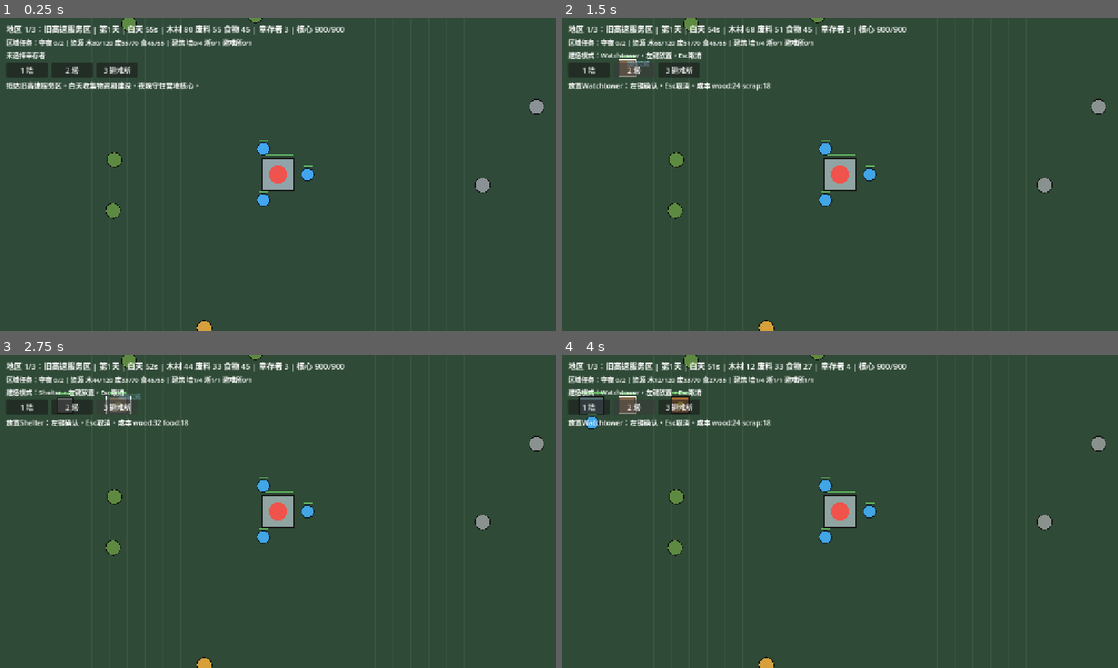
Above: before the commit, frames 1-4 (two rows, left to right).
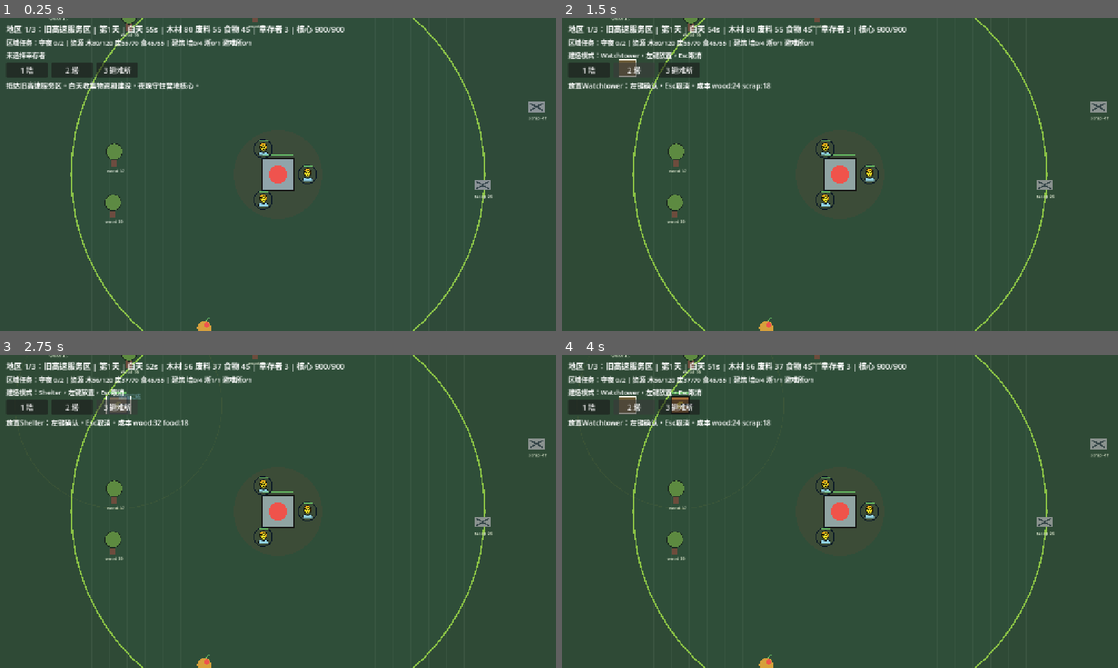
Above: after the commit, the same moments.

Repository: alvinzm99/My2dGame
Game: Godot game, scene res://scenes/main.tscn
Two runs of this game, one before a commit and one after it. Both use one fixed random seed, a clock stepped at 60 frames per second and the inputs below.
Inputs:
- Up to frame 1 (0.25 s): no input
- Up to frame 2 (1.5 s): click "1 墙" at 0.5 s; click "2 塔" at 1.25 s
- Up to frame 3 (2.75 s): click "3 避难所" at 2 s
- Up to frame 4 (4 s): click "1 墙" at 2.75 s; click "2 塔" at 3.5 s

The runs differ from the first frame. In frame 1, 1.7% of the frame differs, in the area x 8-99%, y 0-100%; in frame 2, 1.8%; in frame 3, 1.8%; in frame 4, 2.0%, in the area x 3-99%, y 0-100%.

Commit message:
Improve survival prototype readability and tower combat

Diff:
--- /dev/null
+++ b/assets/placeholder/survivor.svg
@@ -0,0 +1,20 @@
+<svg id="emoji" viewBox="0 0 72 72" xmlns="http://www.w3.org/2000/svg">
+  <g id="color">
+    <path fill="#92D3F5" d="M17,61v-4c0-4.9941,5.0078-9,10-9c6,5,12,5,18,0c4.9941,0,10,4.0059,10,9v4"/>
+  </g>
+  <g id="hair">
+    <path fill="#F1B31C" d="M26,39c-4,0-4-6-4-13s4-14,14-14s14,7,14,14s0,13-4,13"/>
+  </g>
+  <g id="skin">
+    <path fill="#FCEA2B" d="M24.9365,31c0,9,4.9365,14,11,14C41.873,45,47,40,47,31c0-3-1-5.0005-1-5.0005c-3-2.9995-7-8-7-8 c-4,3-7,6-13,7.0005C26,25,24.9365,25.9995,24.9365,31z"/>
+  </g>
+  <g id="skin-shadow"/>
+  <g id="line">
+    <path fill="none" stroke="#000000" stroke-linecap="round" stroke-linejoin="round" stroke-width="2" d="M26,39c-4,0-4-6-4-13 s4-14,14-14s14,7,14,14s0,13-4,13"/>
+    <path fill="none" stroke="#000000" stroke-linecap="round" stroke-linejoin="round" stroke-width="2" d="M17,60v-3 c0-4.9941,5.0078-9,10-9c6,5,12,5,18,0c4.9941,0,10,4.0059,10,9v3"/>
+    <path d="M41.873,30c0,1.1045-0.8955,2-2,2c-1.1044,0-2-0.8955-2-2s0.8956-2,2-2C40.9775,28,41.873,28.8955,41.873,30"/>
+    <path d="M33.873,30c0,1.1045-0.8955,2-2,2c-1.1044,0-2-0.8955-2-2s0.8956-2,2-2C32.9775,28,33.873,28.8955,33.873,30"/>
+    <path fill="none" stroke="#000000" stroke-linejoin="round" stroke-width="2" d="M24.9365,31c0,9,4.9365,14,11,14 C41.873,45,47,40,47,31c0-3-1-5.0005-1-5.0005c-3-2.9995-7-8-7-8c-4,3-7,6-13,7.0005C26,25,24.9365,25.9995,24.9365,31z"/>
+    <path fill="none" stroke="#000000" stroke-linecap="round" stroke-linejoin="round" stroke-width="2" d="M33,38 c1.9385,0.9385,4,1,6,0"/>
+  </g>
+</svg>
--- /dev/null
+++ b/assets/placeholder/zombie.svg
@@ -0,0 +1,28 @@
+<svg id="emoji" viewBox="0 0 72 72" xmlns="http://www.w3.org/2000/svg">
+  <g id="color">
+    <circle cx="36.9435" cy="28.0392" r="10" fill="#e67a94"/>
+    <path fill="#b1cc33" d="M35.1773,17.1567c-5.8765.5287-10.5159,6.6407-10.5159,14.1212,0,7.8277,5.0764,14.1733,11.3386,14.1733s11.3387-6.3456,11.3387-14.1733a17.2594,17.2594,0,0,0-.7674-5.0941,9.9175,9.9175,0,0,1-11.394-9.0271Z"/>
+    <path fill="#b1cc33" d="M54.9375,60.9094s2-12.6032-10-12.6032c-3.1918,2.128-5.9264,3.5985-9,3.5922h.125c-3.0736.0063-5.8081-1.4642-9-3.5922-12,0-10,12.6032-10,12.6032"/>
+    <path fill="#d0cfce" d="M46.354,48.2762l-.9075.8851a15.6367,15.6367,0,0,1-5.3451,5.81l-2.0029,5.7447-2-4.5853c-3.337.02-6.674-2.2824-9.3481-6.9693L26.2,48.25C15.27,48.9272,17.1609,60.937,17.1609,60.937l3.1531-.007,2.0839-4.7825,1.5287,4.8108,31.18-.05"/>
+    <path fill="#fcea2b" d="M32,38.2987s8-3.11,8,0C40,44.5411,32,38.2987,32,38.2987Z"/>
+    <path fill="#9b9b9a" d="M42.5077,52.7252c6.4062,1.661,6.5337,5.0343,7.1339,8.1842h5.1128s1.8925-11.904-9.0495-12.5747q-.46-.0282-.9505-.0285"/>
+    <path fill="#5c9e31" d="M30,29.9325v2.041a2.1088,2.1088,0,0,0,1.7064,2.1339A2.0016,2.0016,0,0,0,34,32.1283V29.9325a.0571.0571,0,0,0-.0571-.0571H30.0573A.057.057,0,0,0,30,29.9325Z"/>
+    <path fill="#5c9e31" d="M38,29.8754v2.2529a2,2,0,0,0,4,0V29.8754Z"/>
+    <path fill="#fff" d="M42,29.9171a2,2,0,1,1-2-2,2.0007,2.0007,0,0,1,2,2"/>
+    <path fill="#fff" d="M34,29.9171a2,2,0,1,1-2-2,2.0007,2.0007,0,0,1,2,2"/>
+  </g>
+  <g id="line">
+    <path fill="none" stroke="#000" stroke-linecap="round" stroke-linejoin="round" stroke-width="2" d="M35.1773,17.1567c-5.8765.5287-10.5159,6.6407-10.5159,14.1212,0,7.8277,5.0764,14.1733,11.3386,14.1733s11.3387-6.3456,11.3387-14.1733a17.2594,17.2594,0,0,0-.7674-5.0941,9.9175,9.9175,0,0,1-11.394-9.0271Z"/>
+    <path fill="none" stroke="#000" stroke-linecap="round" stroke-linejoin="round" stroke-width="2" d="M45.3836,25.2642a2,2,0,0,0-1.3286-2.18,1.9753,1.9753,0,0,0,.3775-.8915,1.9931,1.9931,0,0,0-2.79-2.1141,1.9923,1.9923,0,0,0-3.3909-1.3058,1.9922,1.9922,0,0,0-2.7713-.4814"/>
+    <path fill="none" stroke="#000" stroke-linecap="round" stroke-linejoin="round" stroke-width="2" d="M35.1773,17.1567q.0408.48.1262.9464a9.9978,9.9978,0,0,0,9.4213,8.1874q.2037.0082.4093.0082a10.0162,10.0162,0,0,0,1.4372-.1149"/>
+    <path fill="none" stroke="#000" stroke-linecap="round" stroke-linejoin="round" stroke-width="2" d="M32,38.2987s8-3.11,8,0C40,44.5411,32,38.2987,32,38.2987Z"/>
+    <line x1="39.4332" x2="35.134" y1="40.0153" y2="40.0153" fill="none" stroke="#000" stroke-linecap="round" stroke-linejoin="round" stroke-width="2"/>
+    <line x1="36.9435" x2="36.9435" y1="40.0153" y2="37.0896" fill="none" stroke="#000" stroke-linecap="round" stroke-linejoin="round" stroke-width="1.5"/>
+    <path fill="none" stroke="#000" stroke-linecap="round" stroke-linejoin="round" stroke-width="2" d="M26.6519,48.9249c2.6741,4.6869,6.0111,6.99,9.3481,6.9693l2,4.0183,2.0029-5.1777a15.6376,15.6376,0,0,0,5.3451-5.81"/>
+    <line x1="43.5496" x2="42.7939" y1="57.2401" y2="59.9029" fill="none" stroke="#000" stroke-linecap="round" stroke-linejoin="round" stroke-width="2"/>
+    <polyline fill="none" stroke="#000" stroke-linecap="round" stroke-linejoin="round" stroke-width="2" points="20.216 59.871 22.3 56.308 23.828 59.871"/>
+    <path d="M55,60.9171a1,1,0,0,1-1-1v-3c0-4.4517-4.4961-7.81-8.6518-7.9922-6.2051,5.0117-12.4912,5.0117-18.6963,0C22.4961,49.1066,18,52.4654,18,56.9171v3a1,1,0,1,1-2,0v-3c0-5.3247,5.14-9.9976,11-10h0a.9994.9994,0,0,1,.64.2319c5.625,4.6875,11.0947,4.6875,16.72,0a.9994.9994,0,0,1,.64-.2319h.0005C50.86,46.92,56,51.5924,56,56.9171v3A1,1,0,0,1,55,60.9171Z"/>
+    <path fill="none" stroke="#000" stroke-miterlimit="10" stroke-width="1.5" d="M42,29.9171a2,2,0,1,1-2-2,2.0007,2.0007,0,0,1,2,2"/>
+    <path fill="none" stroke="#000" stroke-miterlimit="10" stroke-width="1.5" d="M34,29.9171a2,2,0,1,1-2-2,2.0007,2.0007,0,0,1,2,2"/>
+  </g>
+</svg>
--- a/project.godot
+++ b/project.godot
@@ -1,5 +1,10 @@
 ; Engine configuration file.
-; Best edited using the Godot editor.
+; It's best edited using the editor UI and not directly,
+; since the parameters that go here are not all obvious.
+;
+; Format:
+;   [section] ; section goes between []
+;   param=value ; assign values to parameters
 
 config_version=5
 
@@ -20,17 +25,21 @@
 
 camera_up={
 "deadzone": 0.5,
-"events": [Object(InputEventKey,"resource_local_to_scene":fa …(209 unchanged characters)… "location":0,"echo":false,"script":null)]
+"events": [Object(InputEventKey,"resource_local_to_scene":fa …(209 unchanged characters)… "location":0,"echo":false,"script":null)
+]
 }
 camera_down={
 "deadzone": 0.5,
-"events": [Object(InputEventKey,"resource_local_to_scene":fa …(209 unchanged characters)… "location":0,"echo":false,"script":null)]
+"events": [Object(InputEventKey,"resource_local_to_scene":fa …(209 unchanged characters)… "location":0,"echo":false,"script":null)
+]
 }
 camera_left={
 "deadzone": 0.5,
-"events": [Object(InputEventKey,"resource_local_to_scene":fa …(209 unchanged characters)… "location":0,"echo":false,"script":null)]
+"events": [Object(InputEventKey,"resource_local_to_scene":fa …(209 unchanged characters)… "location":0,"echo":false,"script":null)
+]
 }
 camera_right={
 "deadzone": 0.5,
-"events": [Object(InputEventKey,"resource_local_to_scene":fa …(209 unchanged characters)… "location":0,"echo":false,"script":null)]
+"events": [Object(InputEventKey,"resource_local_to_scene":fa …(209 unchanged characters)… "location":0,"echo":false,"script":null)
+]
 }
--- a/scripts/main.gd
+++ b/scripts/main.gd
@@ -1,6 +1,7 @@
 extends Node2D
 
 const MAP_HALF_SIZE := Vector2(1800.0, 1200.0)
+const CAMP_RADIUS := 560.0
 const DAY_SECONDS := 55.0
 const NIGHT_SECONDS := 45.0
 const SURVIVOR_SPEED := 135.0
@@ -86,6 +87,8 @@
 var message := "白天：选择幸存者，右键资源采集，数字键建造防线。"
 var message_time := 5.0
 
+var survivor_texture: Texture2D
+var zombie_texture: Texture2D
 var stock := {"wood": 80, "scrap": 55, "food": 45}
 var base_max_hp := 900.0
 var base_hp := base_max_hp
@@ -97,9 +100,12 @@
 var buildings: Array[Dictionary] = []
 var zombies: Array[Dictionary] = []
 var floating_texts: Array[Dictionary] = []
+var attack_tracers: Array[Dictionary] = []
 
 func _ready() -> void:
 	rng.randomize()
+	survivor_texture = load("res://assets/placeholder/survivor.svg")
+	zombie_texture = load("res://assets/placeholder/zombie.svg")
 	_setup_camera()
 	_setup_ui()
 	_start_region(0, 3)
@@ -202,6 +208,7 @@
 			"max_hp": base_max_hp,
 			"size": Vector2(86, 86),
 			"cooldown": 0.0,
+			"angle": 0.0,
 		}
 	var def: Dictionary = BUILDINGS[kind]
 	return {
@@ -211,6 +218,7 @@
 		"max_hp": float(def["hp"]),
 		"size": def["size"],
 		"cooldown": 0.0,
+		"angle": 0.0,
 	}
 
 func _spawn_resources() -> void:
@@ -236,6 +244,7 @@
 	_update_buildings(delta)
 	_update_zombies(delta)
 	_update_floating_texts(delta)
+	_update_attack_tracers(delta)
 	_update_ui()
 	queue_redraw()
 
@@ -393,8 +402,11 @@
 			if float(b["cooldown"]) <= 0.0:
 				var enemy_index := _nearest_zombie(b["pos"], float(BUILDINGS["tower"]["range"]))
 				if enemy_index != -1:
+					var aim: Vector2 = zombies[enemy_index]["pos"] - b["pos"]
+					b["angle"] = aim.angle()
 					zombies[enemy_index]["hp"] = float(zombies[enemy_index]["hp"]) - float(BUILDINGS["tower"]["damage"])
 					b["cooldown"] = float(BUILDINGS["tower"]["cooldown"])
+					attack_tracers.append({"from": b["pos"], "to": zombies[enemy_index]["pos"], "life": 0.16})
 					_add_float_text("塔射击", b["pos"] + Vector2(0, -36), Color("#ffd54f"))
 		if b["kind"] == "core":
 			base_hp = float(b["hp"])
@@ -478,6 +490,8 @@
 			KEY_N:
 				if _region_complete():
 					_travel_to_next_region()
+			KEY_H:
+				_heal_selected_survivor()
 			KEY_R:
 				if _core_destroyed() or survivors.is_empty():
 					_start_region(region_index, 3)
@@ -515,6 +529,9 @@
 	var pos := Vector2(round(world_pos.x / BUILD_GRID) * BUILD_GRID, round(world_pos.y / BUILD_GRID) * BUILD_GRID)
 	if pos.length() < 110.0:
 		_show_message("离营地核心太近。", 2.0)
+		return
+	if pos.length() > CAMP_RADIUS:
+		_show_message("只能在营地区域内建造。先守住当前营地，再去下一个地区。", 3.0)
 		return
 	if _building_at(pos) != -1:
 		_show_message("这里已经有建筑。", 2.0)
@@ -540,6 +557,21 @@
 		})
 		_show_message("避难所接纳了一名新幸存者。", 4.0)
 
+func _heal_selected_survivor() -> void:
+	if selected_survivor == -1 or selected_survivor >= survivors.size():
+		_show_message("先选择一名幸存者，再按 H 使用食物治疗。", 2.5)
+		return
+	if int(stock["food"]) < 8:
+		_show_message("食物不足，治疗需要 8 食物。", 2.5)
+		return
+	if float(survivors[selected_survivor]["hp"]) >= 100.0:
+		_show_message("这名幸存者状态良好，不需要治疗。", 2.5)
+		return
+	stock["food"] = int(stock["food"]) - 8
+	survivors[selected_survivor]["hp"] = min(100.0, float(survivors[selected_survivor]["hp"]) + 35.0)
+	_add_float_text("+治疗", survivors[selected_survivor]["pos"], Color("#f8bbd0"))
+	_show_message("消耗 8 食物，为幸存者恢复生命。", 3.0)
+
 func _can_afford(cost: Dictionary) -> bool:
 	for key in cost.keys():
 		if int(stock.get(key, 0)) < int(cost[key]):
@@ -620,6 +652,12 @@
 		floating_texts[i]["pos"] = floating_texts[i]["pos"] + Vector2(0, -24.0 * delta)
 		if float(floating_texts[i]["life"]) <= 0.0:
 			floating_texts.remove_at(i)
+
+func _update_attack_tracers(delta: float) -> void:
+	for i in range(attack_tracers.size() - 1, -1, -1):
+		attack_tracers[i]["life"] = float(attack_tracers[i]["life"]) - delta
+		if float(attack_tracers[i]["life"]) <= 0.0:
+			attack_tracers.remove_at(i)
 
 func _add_float_text(text: String, pos: Vector2, color: Color) -> void:
 	floating_texts.append({"text": text, "pos": pos, "color": color, "life": 1.1})
@@ -673,7 +711,7 @@
 	if selected_survivor == -1 or selected_survivor >= survivors.size():
 		return "未选择幸存者"
 	var s := survivors[selected_survivor]
-	return "选中幸存者：生命 %.0f | 任务 %s" % [s["hp"], s["task"]]
+	return "选中幸存者：生命 %.0f | 任务 %s | 按 H 消耗食物回血" % [s["hp"], s["task"]]
 
 func _cost_text(cost: Dictionary) -> String:
 	var parts: Array[String] = []
@@ -697,6 +735,7 @@
 	_draw_ground()
 	_draw_resources()
 	_draw_buildings()
+	_draw_attack_tracers()
 	_draw_survivors()
 	_draw_zombies()
 	_draw_build_preview()
@@ -711,12 +750,27 @@
 	for y in range(int(-MAP_HALF_SIZE.y), int(MAP_HALF_SIZE.y) + 1, int(BUILD_GRID)):
 		draw_line(Vector2(-MAP_HALF_SIZE.x, y), Vector2(MAP_HALF_SIZE.x, y), grid_color, 1.0)
 	draw_rect(Rect2(-MAP_HALF_SIZE, MAP_HALF_SIZE * 2.0), Color("#1b2a22"), false, 8.0)
+	draw_circle(Vector2.ZERO, CAMP_RADIUS, Color(0.18, 0.36, 0.28, 0.22))
+	draw_circle(Vector2.ZERO, CAMP_RADIUS, Color("#8bc34a"), false, 4.0)
+	draw_circle(Vector2.ZERO, 120.0, Color(0.85, 0.2, 0.16, 0.08))
 
 func _draw_resources() -> void:
 	for r in resources:
 		var color: Color = RESOURCE_COLORS[r["type"]]
-		draw_circle(r["pos"], 20.0, color)
-		draw_circle(r["pos"], 20.0, Color("#101010"), false, 2.0)
+		var pos: Vector2 = r["pos"]
+		if r["type"] == "wood":
+			draw_rect(Rect2(pos + Vector2(-8, -24), Vector2(16, 44)), Color("#6d4c41"))
+			draw_circle(pos + Vector2(0, -22), 22.0, color)
+			draw_circle(pos + Vector2(0, -22), 22.0, Color("#1b2a22"), false, 2.0)
+		elif r["type"] == "scrap":
+			draw_rect(Rect2(pos + Vector2(-22, -14), Vector2(44, 28)), color)
+			draw_line(pos + Vector2(-18, -10), pos + Vector2(18, 10), Color("#37474f"), 4.0)
+			draw_line(pos + Vector2(-18, 10), pos + Vector2(18, -10), Color("#37474f"), 4.0)
+		else:
+			draw_circle(pos, 19.0, color)
+			draw_circle(pos + Vector2(7, -8), 7.0, Color("#ef5350"))
+			draw_line(pos + Vector2(3, -19), pos + Vector2(14, -28), Color("#66bb6a"), 3.0)
+		draw_string(ThemeDB.fallback_font, pos + Vector2(-22, 34), "%s %d" % [r["type"], r["amount"]], HORIZONTAL_ALIGNMENT_LEFT, -1.0, 12, Color("#dfe8df"))
 
 func _draw_buildings() -> void:
 	for b in buildings:
@@ -728,23 +782,41 @@
 		draw_rect(Rect2(b["pos"] + Vector2(-half.x, -half.y - 12), Vector2(b["size"].x * hp_ratio, 5)), Color("#66bb6a"))
 		if b["kind"] == "tower":
 			draw_circle(b["pos"], 10.0, Color("#ffd54f"))
+			var barrel_end: Vector2 = b["pos"] + Vector2.RIGHT.rotated(float(b["angle"])) * 38.0
+			draw_line(b["pos"], barrel_end, Color("#263238"), 7.0)
+			draw_circle(b["pos"], float(BUILDINGS["tower"]["range"]), Color(1.0, 0.84, 0.25, 0.06), false, 2.0)
 		elif b["kind"] == "shelter":
 			draw_line(b["pos"] + Vector2(-half.x, 0), b["pos"] + Vector2(half.x, 0), Color("#263238"), 2.0)
 		elif b["kind"] == "core":
 			draw_circle(b["pos"], 24.0, Color("#ef5350"))
 
+func _draw_attack_tracers() -> void:
+	for tracer in attack_tracers:
+		var alpha: float = clamp(float(tracer["life"]) / 0.16, 0.0, 1.0)
+		draw_line(tracer["from"], tracer["to"], Color(1.0, 0.9, 0.25, alpha), 5.0)
+
 func _draw_survivors() -> void:
 	for i in survivors.size():
 		var s := survivors[i]
-		var color := Color("#42a5f5") if i != selected_survivor else Color("#fff176")
-		draw_circle(s["pos"], 17.0, color)
-		draw_circle(s["pos"], 17.0, Color("#0d1b2a"), false, 2.0)
+		var pos: Vector2 = s["pos"]
+		var rect := Rect2(pos - Vector2(24, 24), Vector2(48, 48))
+		if survivor_texture:
+			draw_texture_rect(survivor_texture, rect, false)
+		else:
+			draw_circle(pos, 17.0, Color("#42a5f5"))
+		var outline := Color("#fff176") if i == selected_survivor else Color("#0d1b2a")
+		draw_circle(pos, 25.0, outline, false, 3.0)
 		draw_line(s["pos"] + Vector2(-12, -22), s["pos"] + Vector2(-12 + 24.0 * (float(s["hp"]) / 100.0), -22), Color("#66bb6a"), 4.0)
 
 func _draw_zombies() -> void:
 	for z in zombies:
-		draw_circle(z["pos"], 18.0, Color("#7cb342"))
-		draw_circle(z["pos"], 18.0, Color("#263300"), false, 2.0)
+		var pos: Vector2 = z["pos"]
+		var rect := Rect2(pos - Vector2(24, 24), Vector2(48, 48))
+		if zombie_texture:
+			draw_texture_rect(zombie_texture, rect, false)
+		else:
+			draw_circle(pos, 18.0, Color("#7cb342"))
+		draw_circle(pos, 25.0, Color("#263300"), false, 3.0)
 		var hp_ratio: float = clamp(float(z["hp"]) / float(z["max_hp"]), 0.0, 1.0)
 		draw_line(z["pos"] + Vector2(-14, -24), z["pos"] + Vector2(-14 + 28.0 * hp_ratio, -24), Color("#e53935"), 4.0)
 
Not shown, added: assets/placeholder/survivor.svg.import
Not shown, added: assets/placeholder/zombie.svg.import
Not shown, added: OpenGodotEditor.bat
Not shown, changed: README.md
